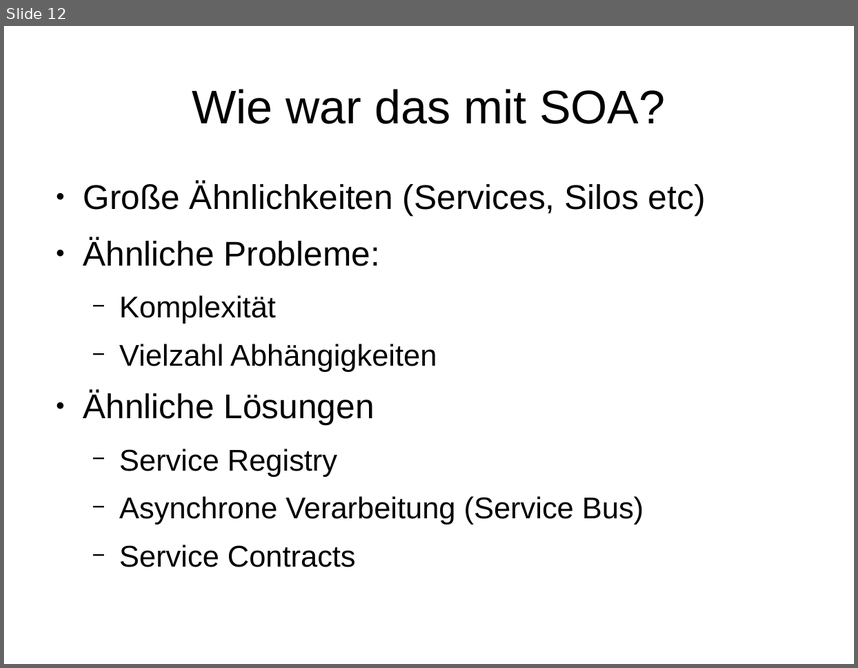
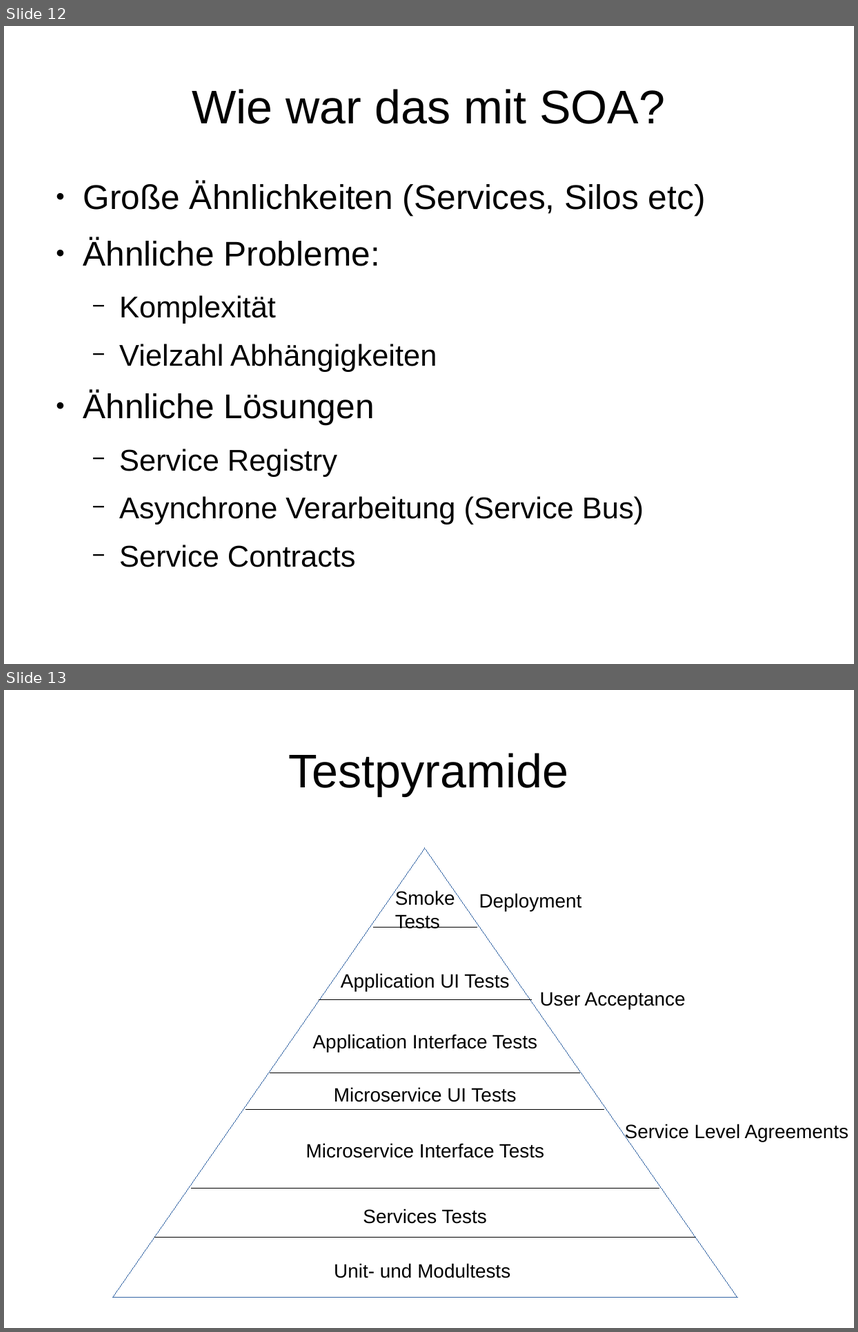
Before and after one commit to thomasletsch/microservices-presentation, a slide deck: Präsentation Microservices.odp. Shown one above the other, each under a label of ours: slide 12 before the commit, slides 12 and 13 after it. The pictures are 858x668 and 858x1332 pixels, drawn with LibreOffice and Linux fonts; fonts in the diff are those of the drawing. Boxes give left, top, right and bottom in pixels: in the first picture for what was removed or moved away, otherwise in the second. Text is boxed around its words. In the diff, an @@ line names an element or a change of style, - is before the commit and + after.

```diff
--- a/Präsentation Microservices.odp
+++ b/Präsentation Microservices.odp
@@ slide 13 added at (4,690,854,1328), background #FFFFFF @@
@@ title added at (289,753,569,796), 44 pt, text #000000 @@
+Testpyramide
@@ triangle added at (113,848,738,1298), outline #3465A4 0 pt @@
@@ text added at (395,890,455,929), 18 pt, text #000000 @@
+Smoke
+Tests
@@ text added at (479,893,582,911), 18 pt, text #000000 @@
+Deployment
@@ line added from (374, 927) to (477, 927), #000000 0 pt @@
@@ text added at (341,973,509,991), 18 pt, text #000000 @@
+Application UI Tests
@@ line added from (319, 1000) to (532, 1000), #000000 0 pt @@
@@ text added at (540,992,686,1009), 18 pt, text #000000 @@
+User Acceptance
@@ text added at (313,1034,537,1052), 18 pt, text #000000 @@
+Application Interface Tests
@@ line added from (270, 1073) to (580, 1073), #000000 0 pt @@
@@ text added at (334,1087,516,1102), 18 pt, text #000000 @@
+Microservice UI Tests
@@ line added from (246, 1109) to (604, 1109), #000000 0 pt @@
@@ text added at (625,1123,849,1141), 18 pt, text #000000 @@
+Service Level Agreements
@@ text added at (306,1143,544,1158), 18 pt, text #000000 @@
+Microservice Interface Tests
@@ line added from (192, 1188) to (659, 1188), #000000 0 pt @@
@@ text added at (363,1208,487,1223), 18 pt, text #000000 @@
+Services Tests
@@ line added from (155, 1237) to (695, 1237), #000000 0 pt @@
@@ text added at (334,1263,510,1278), 18 pt, text #000000 @@
+Unit- und Modultests
```
Also in this commit, not shown: 1 other slide added, 44 other files.
